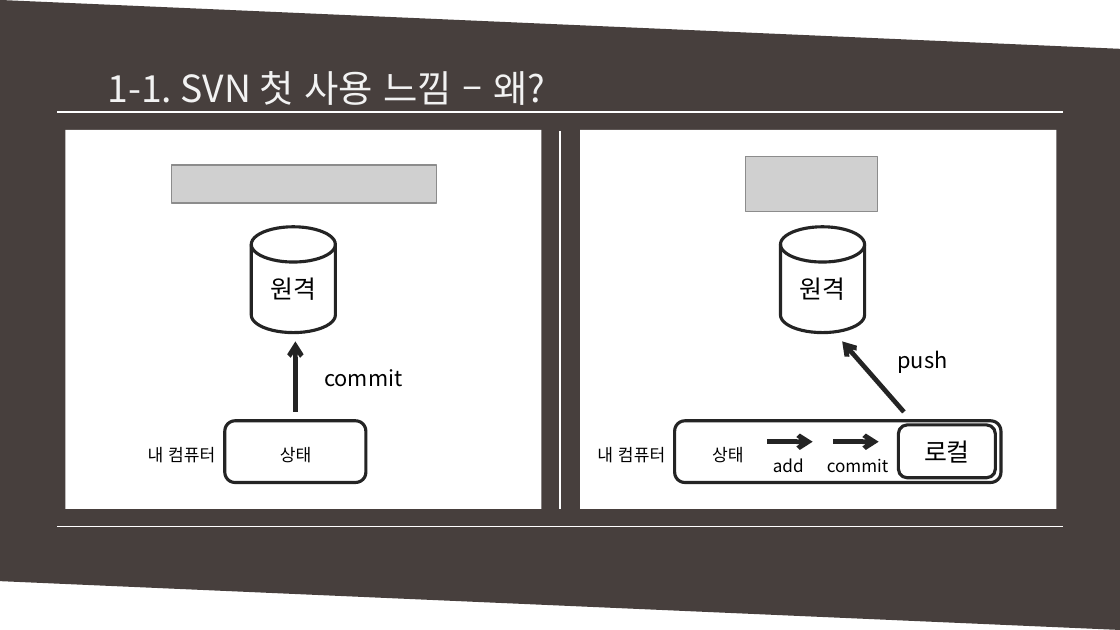
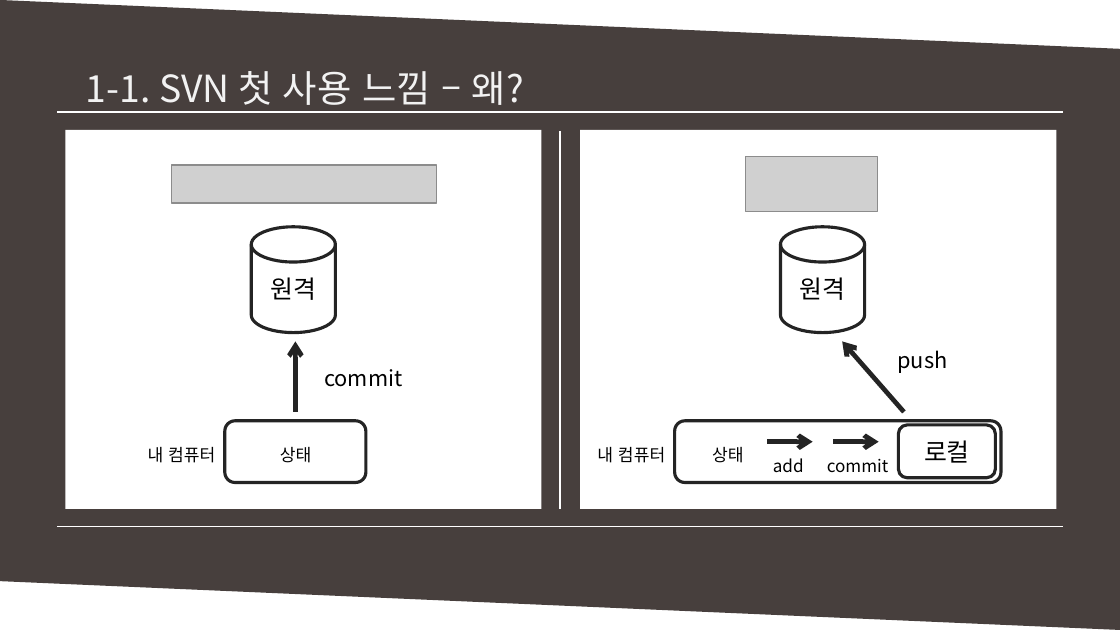
Before and after one commit to MinSikMoon/pptgit, a slide deck: slide 4 of git발표.pptx. Drawn at 1120x630 pixels with LibreOffice and Linux fonts; fonts in the diff are those of the drawing; grey boxes stand for pictures. Boxes give left, top, right and bottom in pixels: in the first picture for what was removed or moved away, otherwise in the second. Text is boxed around its words. In the diff, an @@ line names an element or a change of style, - is before the commit and + after.

```diff
--- a/git발표.pptx
+++ b/git발표.pptx
@@ text "1-1. SVN 첫 사용 느낌 ..." at <box>86,71,524,112</box>: alignment centre to left @@
```
Also in this commit, not shown: 4 other slides changed, 4 slides added.
